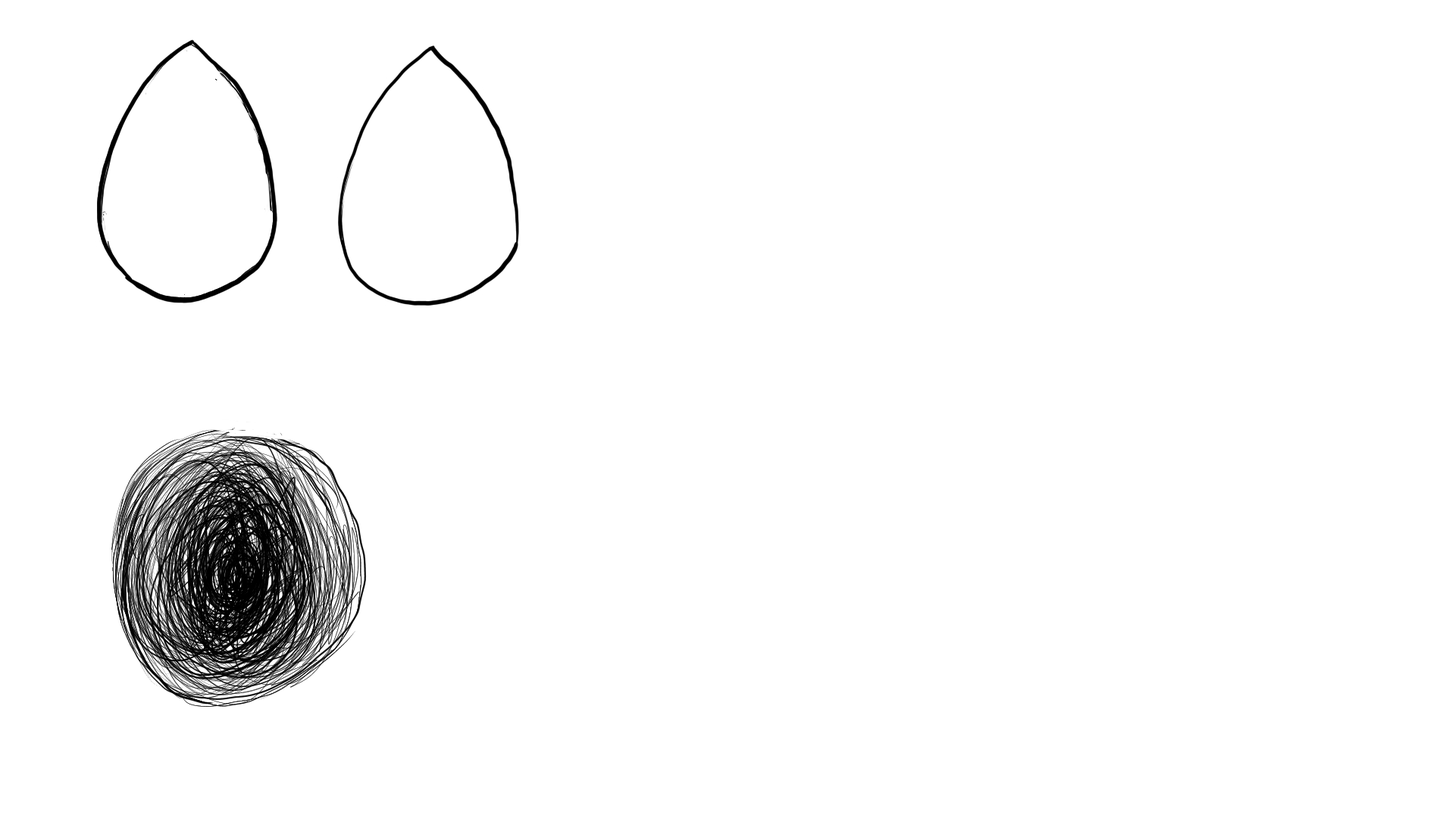
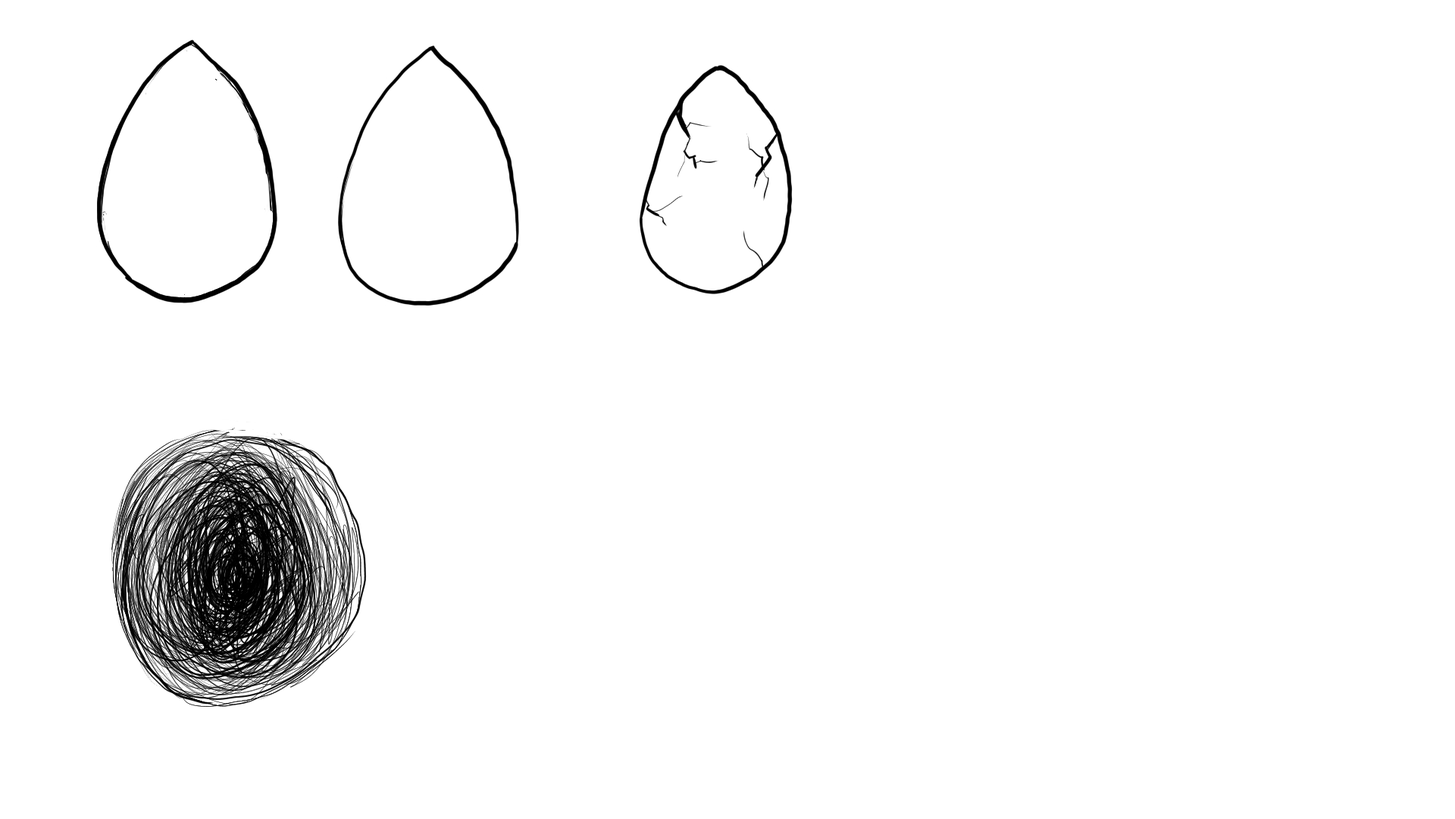
Two versions of the same layered image (1455 x 819). Layer-by-layer changes:
painted on "Paint Layer 1" (2nd of 2) over <box>639,65,793,295</box>
added layer "Paint Layer 5 (pasted)" above "Paint Layer 3" over <box>639,65,793,295</box>
